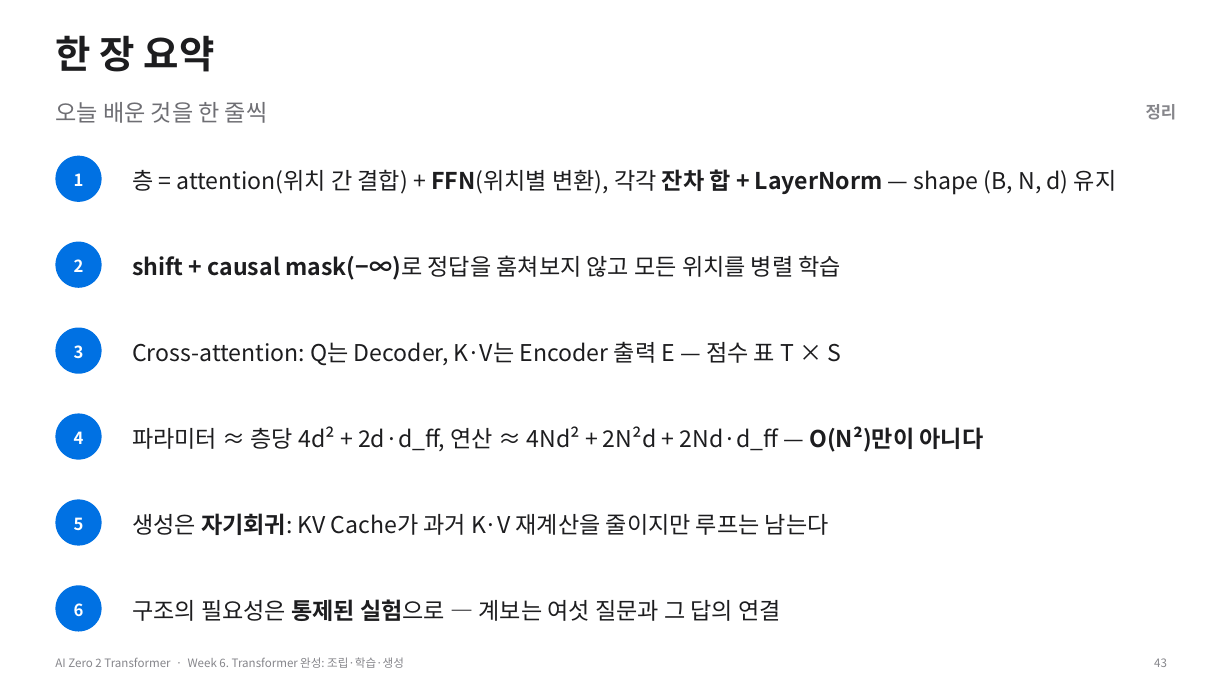
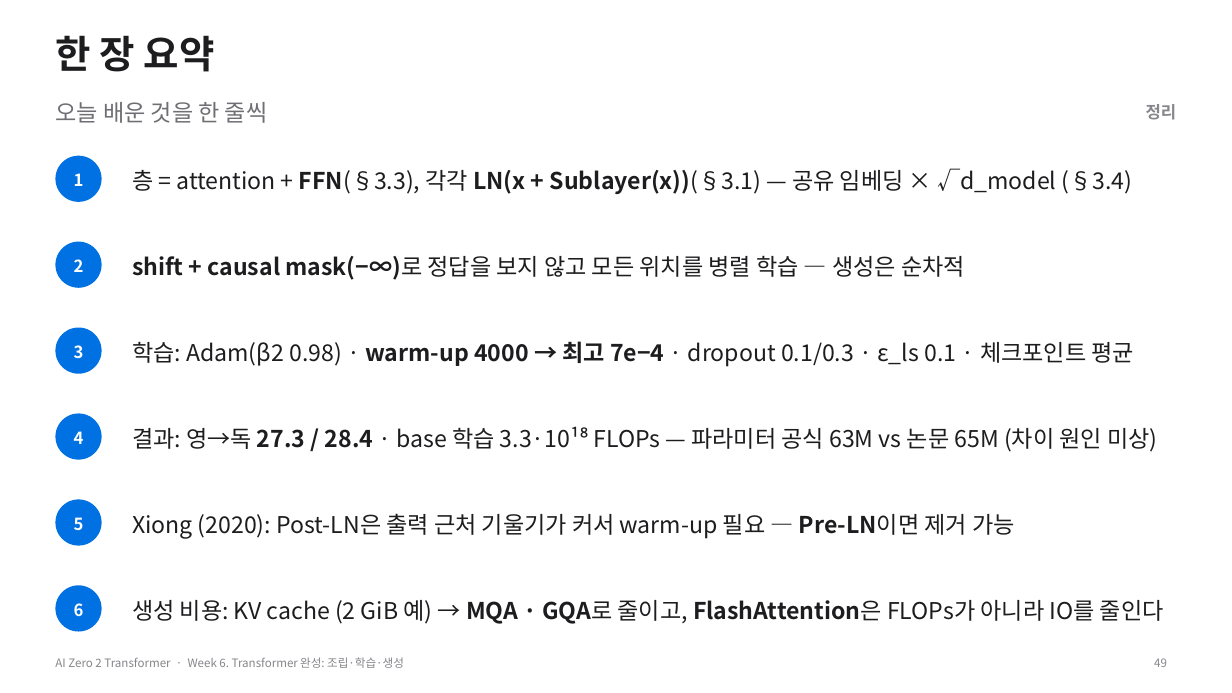
Before and after one commit to myunhh/AI-Zero-2-Transformers, a slide deck: slide 49 of lectures/week06_transformer_complete.pptx (slide 43 before the commit). Drawn at 1232x693 pixels with LibreOffice and Linux fonts; fonts in the diff are those of the drawing. Boxes give left, top, right and bottom in pixels: in the first picture for what was removed or moved away, otherwise in the second. Text is boxed around its words. In the diff, an @@ line names an element or a change of style, - is before the commit and + after.

```diff
--- a/lectures/week06_transformer_complete.pptx
+++ b/lectures/week06_transformer_complete.pptx
@@ text at (132, 168, 1133, 194): text changed @@
-층 = attention(위치 간 결합) + FFN(위치별 변환), 각각 잔차 합 + LayerNorm — shape (B, N, d) 유지
+층 = attention + FFN(§3.3), 각각 LN(x + Sublayer(x))(§3.1) — 공유 임베딩 × √d_model (§3.4)
@@ text at (132, 255, 965, 280): text changed; bold off @@
-shift + causal mask(−∞)로 정답을 훔쳐보지 않고 모든 위치를 병렬 학습
+shift + causal mask(−∞)로 정답을 보지 않고 모든 위치를 병렬 학습 — 생성은 순차적
@@ text at (132, 341, 1134, 367): text changed @@
-Cross-attention: Q는 Decoder, K·V는 Encoder 출력 E — 점수 표 T × S
+학습: Adam(β2 0.98) · warm-up 4000 → 최고 7e−4 · dropout 0.1/0.3 · ε_ls 0.1 · 체크포인트 평균
@@ text at (132, 426, 1157, 452): text changed @@
-파라미터 ≈ 층당 4d² + 2d·d_ff, 연산 ≈ 4Nd² + 2N²d + 2Nd·d_ff — O(N²)만이 아니다
+결과: 영→독 27.3 / 28.4 · base 학습 3.3·10¹⁸ FLOPs — 파라미터 공식 63M vs 논문 65M (차이 원인 미상)
@@ text at (132, 513, 1014, 538): text changed @@
-생성은 자기회귀: KV Cache가 과거 K·V 재계산을 줄이지만 루프는 남는다
+Xiong (2020): Post-LN은 출력 근처 기울기가 커서 warm-up 필요 — Pre-LN이면 제거 가능
@@ text at (132, 600, 1164, 624): text changed @@
-구조의 필요성은 통제된 실험으로 — 계보는 여섯 질문과 그 답의 연결
+생성 비용: KV cache (2 GiB 예) → MQA · GQA로 줄이고, FlashAttention은 FLOPs가 아니라 IO를 줄인다
@@ page number at (1154, 658, 1167, 667): text changed @@
-43
+49
```
Also in this commit, not shown: 27 other slides changed, 24 slides added, 18 slides removed, 11 other files.
